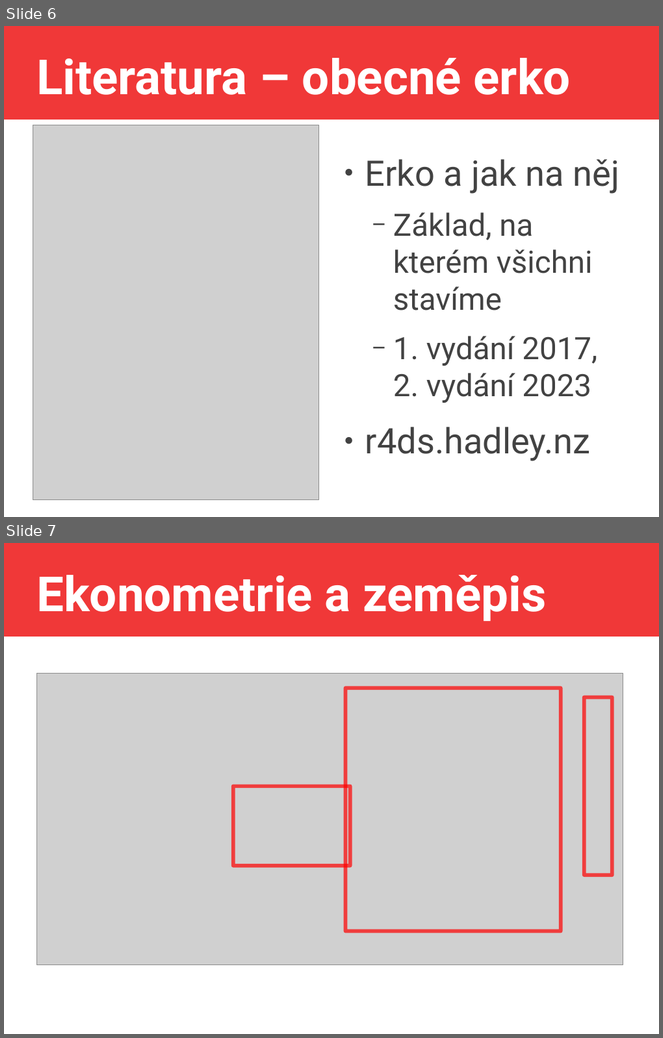
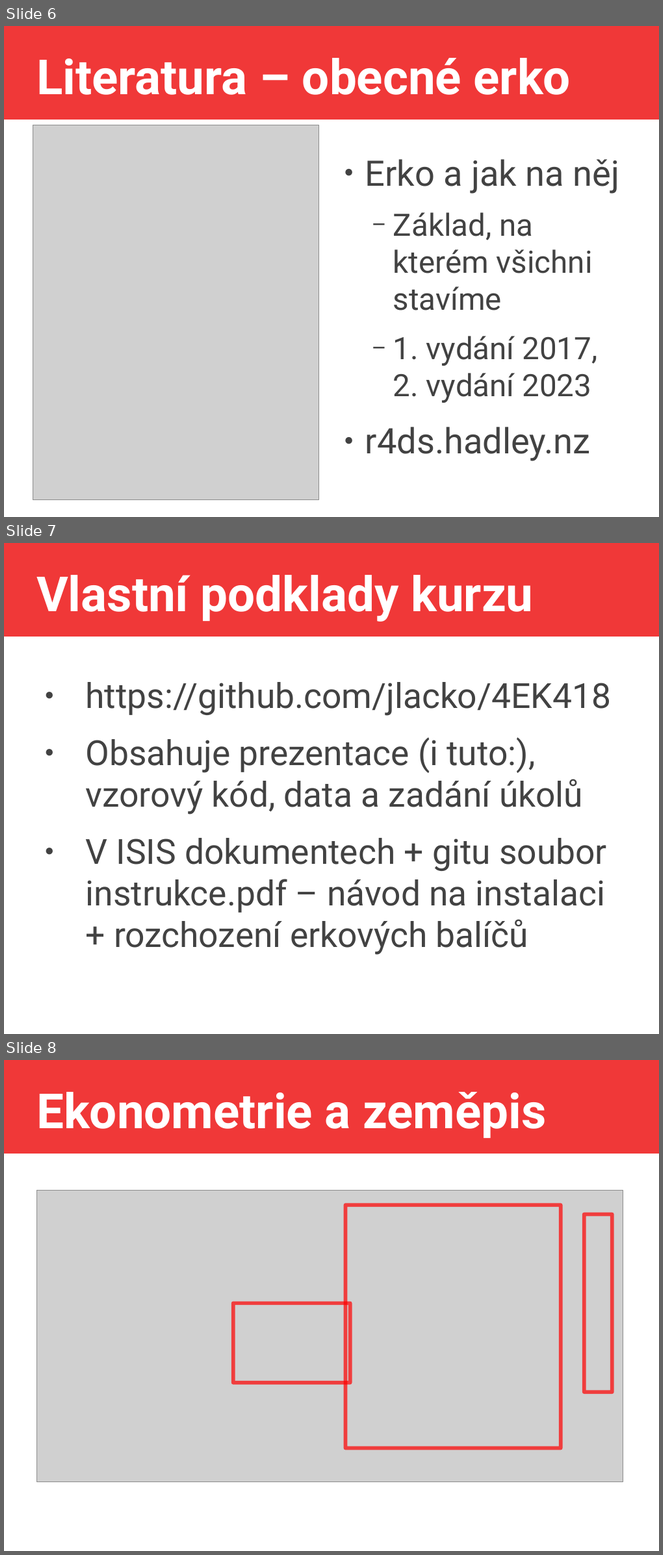
Before and after one commit to jlacko/4EK418, a slide deck: prez/0 - intro 4EK418.odp. Shown one above the other, each under a label of ours: slides 6 and 7 before the commit, slides 6, 7 and 8 after it. The pictures are 663x1038 and 663x1555 pixels, drawn with LibreOffice and Linux fonts; fonts in the diff are those of the drawing; grey boxes stand for pictures. Boxes give left, top, right and bottom in pixels: in the first picture for what was removed or moved away, otherwise in the second. Text is boxed around its words. In the diff, an @@ line names an element or a change of style, - is before the commit and + after.

```diff
--- a/prez/0 - intro 4EK418.odp
+++ b/prez/0 - intro 4EK418.odp
@@ slide 7 added at (4,543,659,1034), background #FFFFFF; not listed: 1 template element that a slide beside it also shows @@
@@ title added at (36,575,533,622), 58.7 pt, text #FFFFFF, bold @@
+Vlastní podklady kurzu
@@ text added at (86,682,611,955), 42 pt, text #424242 @@
+● https://github.com/jlacko/4EK418
+● Obsahuje prezentace (i tuto:), vzorový kód, data a zadání úkolů
+● V ISIS dokumentech + gitu soubor instrukce.pdf – návod na instalaci + rozchození erkových balíčů
@@ what was slide 7 is now slide 8 @@
```
Also in this commit, not shown: 3 other files.
